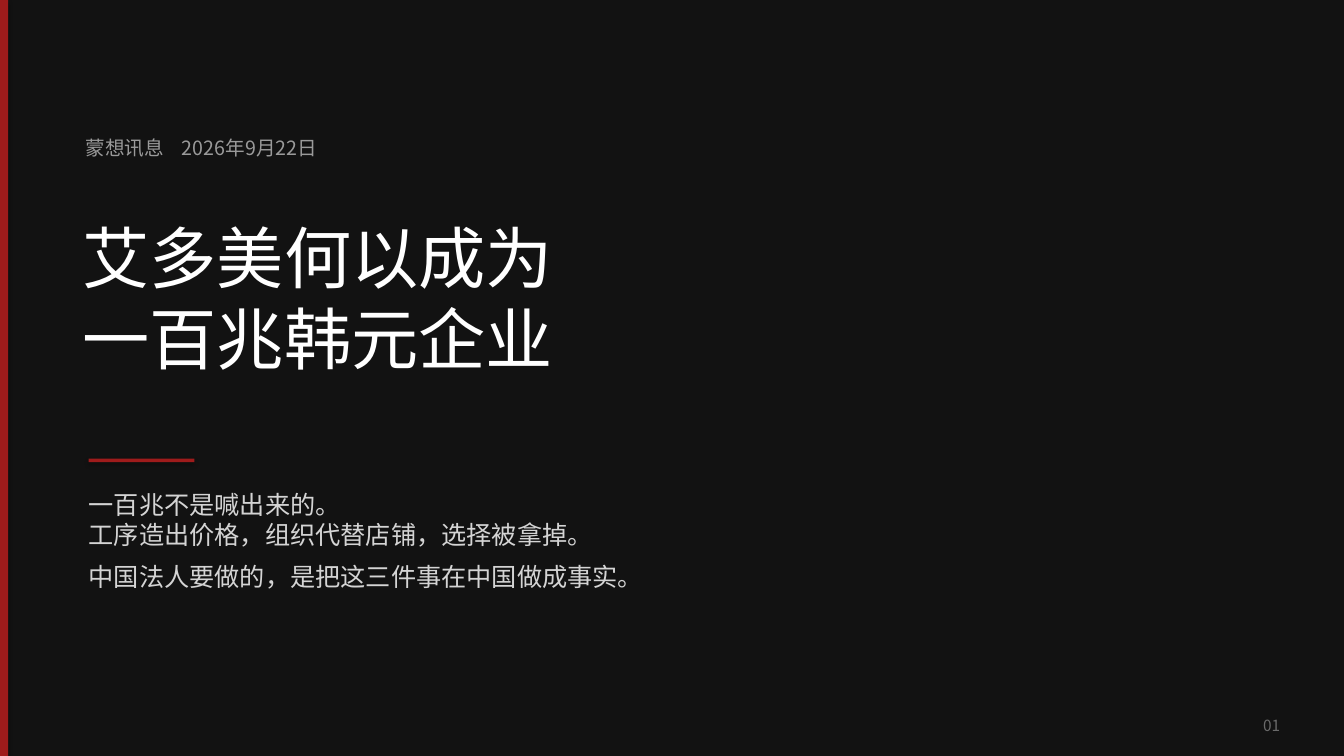
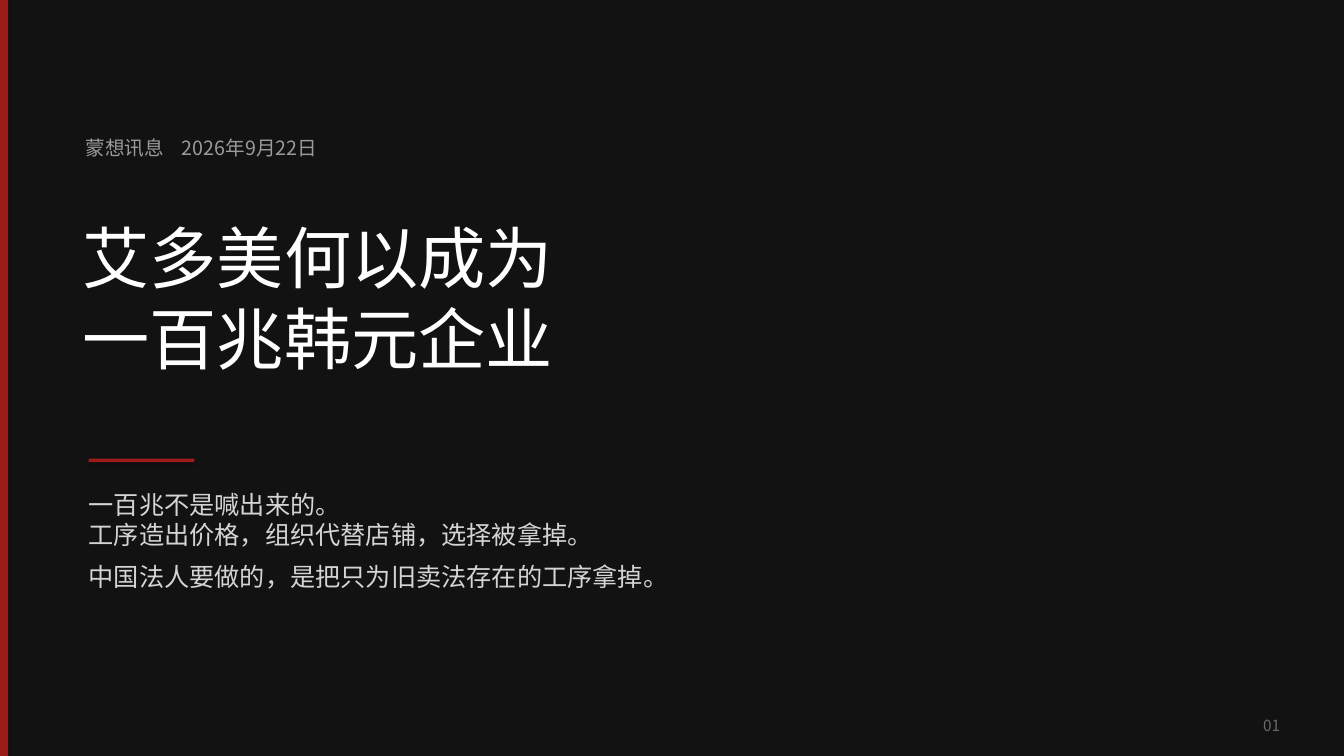
Before and after one commit to headshot9999/xiaoyi, a slide deck: slide 1 of 艾多美何以成为100兆韩元企业.pptx. Drawn at 1344x756 pixels with LibreOffice and Linux fonts; fonts in the diff are those of the drawing. Boxes give left, top, right and bottom in pixels: in the first picture for what was removed or moved away, otherwise in the second. Text is boxed around its words. In the diff, an @@ line names an element or a change of style, - is before the commit and + after.

```diff
--- a/艾多美何以成为100兆韩元企业.pptx
+++ b/艾多美何以成为100兆韩元企业.pptx
@@ text at box(89, 493, 669, 589): text changed @@
-一百兆不是喊出来的。
-工序造出价格，组织代替店铺，选择被拿掉。
-中国法人要做的，是把这三件事在中国做成事实。
+一百兆不是喊出来的。
+工序造出价格，组织代替店铺，选择被拿掉。
+中国法人要做的，是把只为旧卖法存在的工序拿掉。
```
Also in this commit, not shown: 1 other slide changed, 3 slides added, 3 slides removed, 3 other files.
